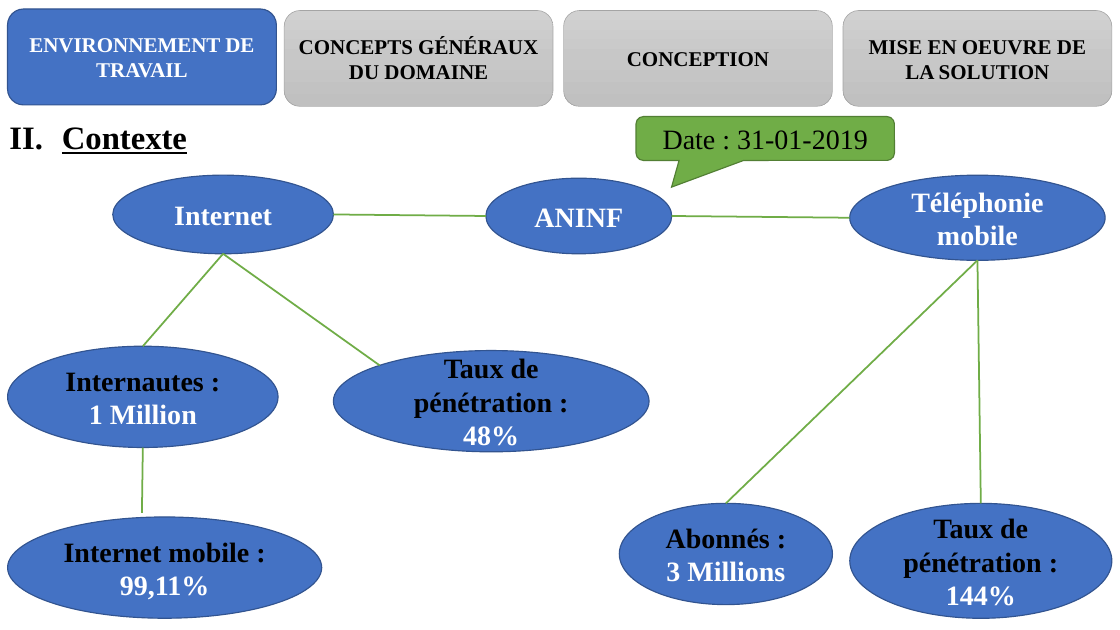
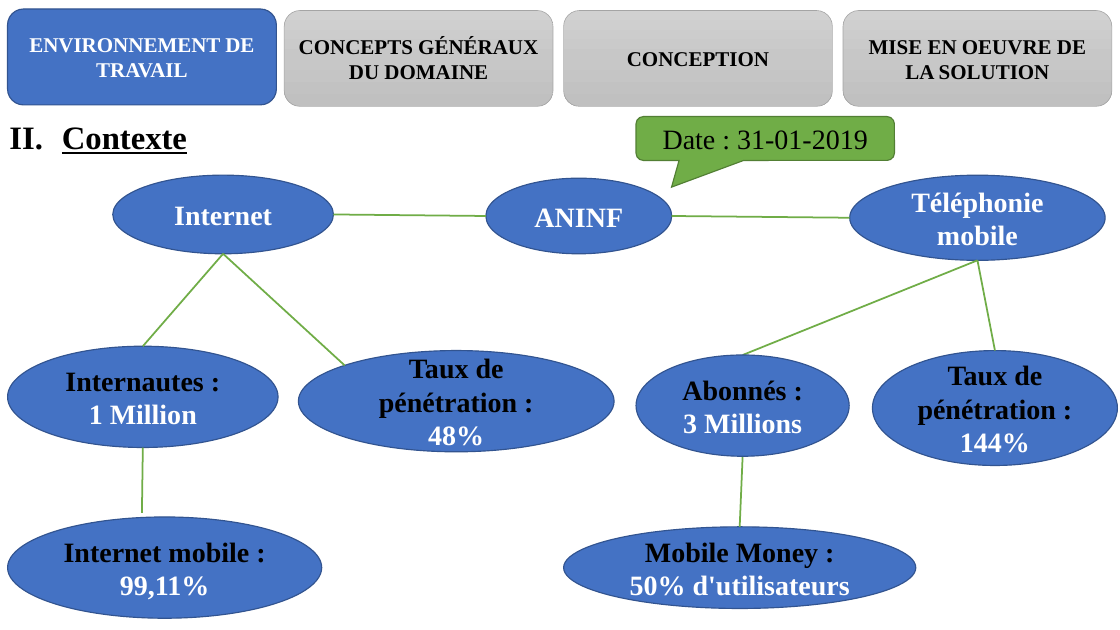
Before and after one commit to melaken/distdocs, a slide deck: slide 5 of Documents/theme/diapo.pptx. Drawn at 1120x630 pixels with LibreOffice and Linux fonts; fonts in the diff are those of the drawing. Boxes give left, top, right and bottom in pixels: in the first picture for what was removed or moved away, otherwise in the second. Text is boxed around its words. In the diff, an @@ line names an element or a change of style, - is before the commit and + after.

```diff
--- a/Documents/theme/diapo.pptx
+++ b/Documents/theme/diapo.pptx
@@ line moved from (223, 254) - (380, 365) to (223, 254) - (344, 365) @@
@@ line moved from (726, 503) - (978, 260) to (743, 355) - (978, 260) @@
@@ line moved from (981, 503) - (978, 260) to (996, 350) - (978, 260) @@
@@ ellipse "Taux de pénétration : 48%": place and size @@
-ellipse "Taux de pénétration : 48%" at (334, 350, 649, 452)
+ellipse "Taux de pénétration : 48%" at (298, 350, 614, 452)
@@ ellipse "Abonnés : 3 Millions": place and size @@
-ellipse "Abonnés : 3 Millions" at (619, 503, 833, 605)
+ellipse "Abonnés : 3 Millions" at (636, 355, 849, 457)
@@ ellipse "Taux de pénétration : 144%": place and size @@
-ellipse "Taux de pénétration : 144%" at (850, 503, 1112, 618)
+ellipse "Taux de pénétration : 144%" at (873, 350, 1118, 465)
@@ line added from (740, 527) to (743, 456), #70AD47 1.5 pt @@
@@ ellipse added at (564, 527, 916, 608), fill #4472C4, outline #325491 1 pt, 24 pt, text #FFFFFF, bold @@
+Mobile Money : 50% d'utilisateurs
```
Also in this commit, not shown: 8 other slides changed, 12 other files.
